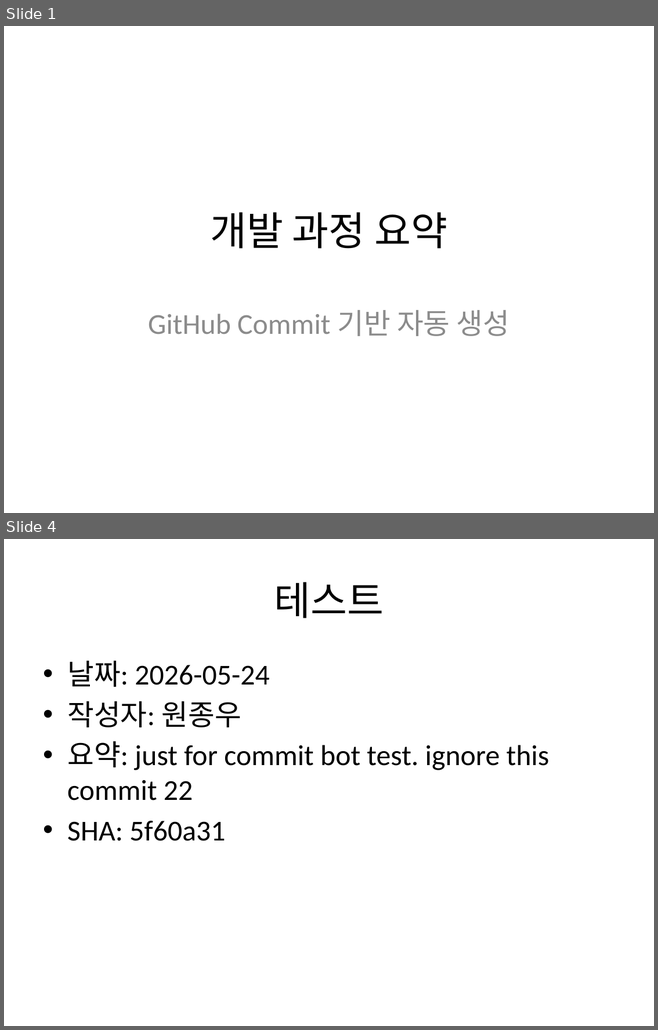
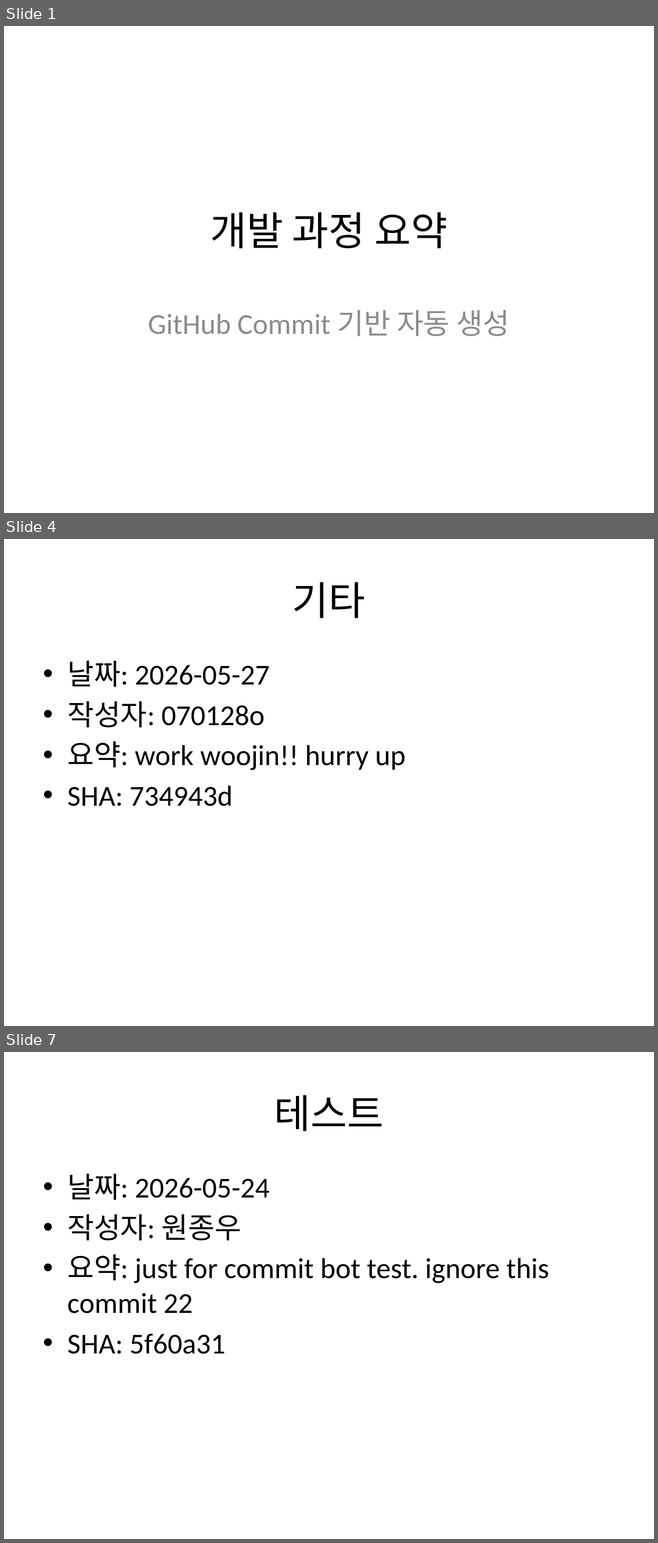
Before and after one commit to Jongwoo0101/worksight-commit-bot, a slide deck: data/commit_report.pptx. Shown one above the other, each under a label of ours: slides 1 and 4 before the commit, slides 1, 4 and 7 after it; the slides between them are not shown. The pictures are 658x1030 and 658x1543 pixels, drawn with LibreOffice and Linux fonts; fonts in the diff are those of the drawing. Boxes give left, top, right and bottom in pixels: in the first picture for what was removed or moved away, otherwise in the second. Text is boxed around its words. In the diff, an @@ line names an element or a change of style, - is before the commit and + after.

Commit message:
feat: target repo 신규 커밋 3건 반영 - work woojin!! hurry up 작성자: 070128o 코드: 734943d - Merge branch 'Jongwoo0101' of https://github.com/Jongwoo0101/genai-team-project into Jongwoo0101 작성자: 070128o 코드: 2231f0b - work woojin!! 작성자: 070128o 코드: 65fcc69

```diff
--- a/data/commit_report.pptx
+++ b/data/commit_report.pptx
@@ slide 4 added at <box>4,539,654,1026</box>, background #FFFFFF @@
@@ title added at <box>292,582,365,618</box>, 44 pt, text #000000 @@
+기타
@@ text added at <box>67,661,405,806</box>, 32 pt, text #000000 @@
+• 날짜: 2026-05-27
+• 작성자: 070128o
+• 요약: work woojin!! hurry up
+• SHA: 734943d
@@ what was slide 4 is now slide 7 @@
```
Also in this commit, not shown: 2 slides changed, 2 other slides added, 3 other files.
